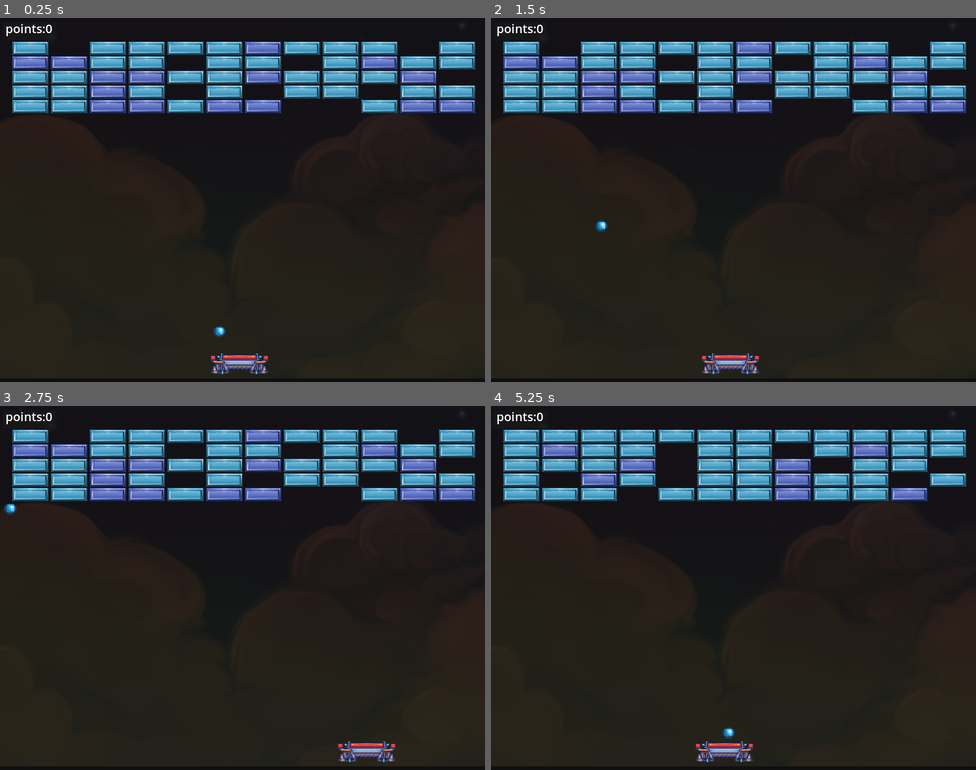
Above: before the commit, frames 1-4 (two rows, left to right).
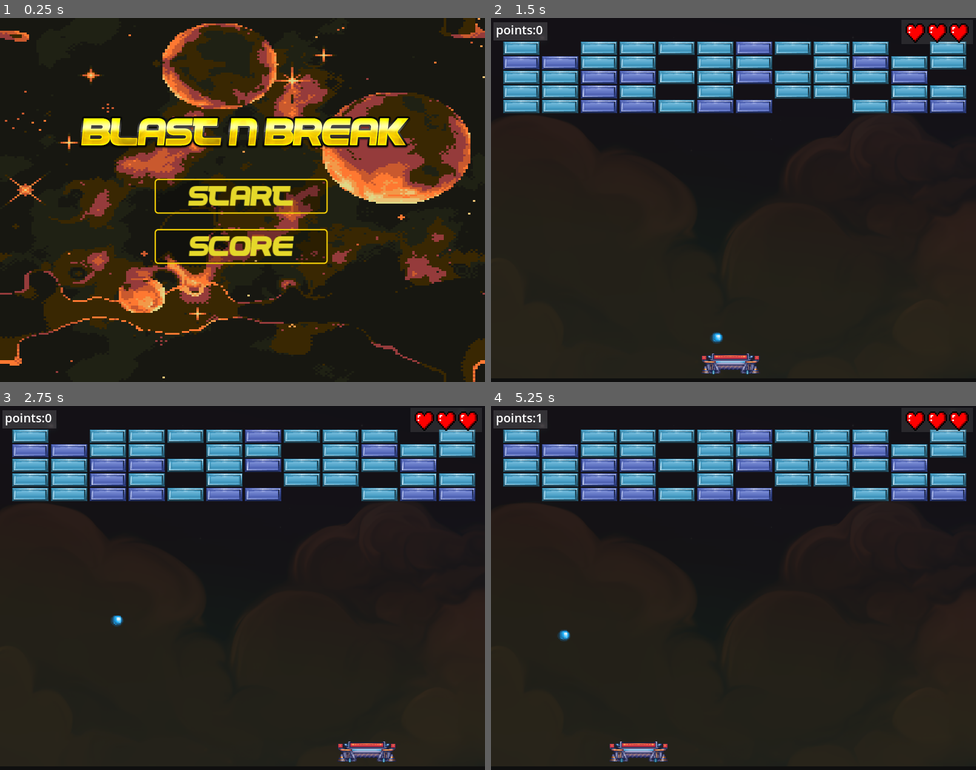
Above: after the commit, the same moments.

Repository: gouthamdevs/blockbreaker
Game: Godot game, scene res://main_menu.tscn
Same seed, same stepped clock (60 frames per second), same inputs: the game is played once before the commit and once after it. Before the commit the project starts from res://level1.tscn.
Inputs (mouse positions are in pixels of both pictures, inside the frame that each line leads up to):
- Up to frame 1 (0.25 s): no input
- Up to frame 2 (1.5 s): click (733, 247) at 0.5 s, where only the run after the commit has a clickable "score"; click (733, 196) at 1.25 s, where only the run after the commit has a clickable "START"
- Up to frame 3 (2.75 s): hold Right (right) from 2.03 s (still down)
- Up to frame 4 (5.25 s): release Right (right) at 3.53 s; hold Left (left) from 3.53 s (still down)

The runs differ from the first frame. In frame 1, 36% of the frame differs, in the area x 0-100%, y 0-100%; in frame 2, 1.0%; in frame 3, 1.0%; in frame 4, 8.0%.

Commit message:
menu, pause screens

Diff:
--- a/ball.gd
+++ b/ball.gd
@@ -1,10 +1,13 @@
 extends CharacterBody2D
+@onready var game_manager: Node = %gameManager
+@onready var panel: CharacterBody2D = $"../panel"
 
 var spd = 200
 var dir=Vector2.DOWN
 
 func _ready() -> void:
 	velocity=Vector2(-spd,spd).normalized()*spd
+
 
 func _physics_process(delta: float) -> void:
 	if velocity.y>0 and velocity.y<100:
@@ -16,8 +19,7 @@
 		var col=collision.get_collider()
 		if col.has_method("hit"):
 			col.hit()
-		elif col.has_method("hit1"):
-			col.hit1()
+
 
 
 
@@ -27,4 +29,6 @@
 
 
 func _on_lower_bound_body_entered(body: Node2D) -> void:
-	get_tree().reload_current_scene()
+	game_manager.decrease_life()
+	position.y=panel.position.y-20
+	position.x=panel.position.x
--- a/darkblue.gd
+++ b/darkblue.gd
@@ -12,11 +12,13 @@
 func _process(delta: float) -> void:
 	pass
 
-func hit1():
+func hit():
 	if count==1:
 		animation_player.play("hit_1")
 		count+=1
 	elif count>1:
+		for i in 2:
+			game_manager.add_p()
 		audio_stream_player_2d.play()
 		$Sprite2D.visible=false
 		$CollisionShape2D.disabled=true
--- a/game_manager.gd
+++ b/game_manager.gd
@@ -1,5 +1,9 @@
 extends Node
 @onready var label: Label = $"../CanvasLayer/Panel/Label"
+@export var hearts:Array[Node]
+
+
+var lives=3
 
 var points=0
 
@@ -11,6 +15,19 @@
 	points+=1
 	label.text="points:"+str(points)
 
+func decrease_life():
+	lives-=1
+	death()
+
+	for h in 3:
+		if h<lives:
+			hearts[h].show()
+		else:
+			hearts[h].hide()
+
+func death():
+	if lives<1:
+		get_tree().reload_current_scene()
 # Called every frame. 'delta' is the elapsed time since the previous frame.
 func _process(delta: float) -> void:
 	pass
--- a/level1.tscn
+++ b/level1.tscn
@@ -6,6 +6,8 @@
 [ext_resource type="Texture2D" uid="uid://bfth22rvtmgr4" path="res://assets/Background1.png" id="4_j2ac3"]
 [ext_resource type="AudioStream" uid="uid://dw1i0hpahyng4" path="res://assets/8-bit-arcade-mode-158814.mp3" id="5_48fja"]
 [ext_resource type="Script" path="res://game_manager.gd" id="6_ahjbd"]
+[ext_resource type="Texture2D" uid="uid://bfotv6ek6xdpx" path="res://assets/heart pixel art 32x32.png" id="7_cbecf"]
+[ext_resource type="Script" path="res://pause.gd" id="8_68ir7"]
 
 [sub_resource type="RectangleShape2D" id="RectangleShape2D_5l4so"]
 size = Vector2(31, 600)
@@ -15,12 +17,46 @@
 
 [sub_resource type="WorldBoundaryShape2D" id="WorldBoundaryShape2D_acy7t"]
 
+[sub_resource type="StyleBoxFlat" id="StyleBoxFlat_31vfe"]
+bg_color = Color(0.6, 0.6, 0.6, 0.243137)
+
+[sub_resource type="StyleBoxFlat" id="StyleBoxFlat_ilyid"]
+bg_color = Color(0.6, 0.6, 0.6, 0.168627)
+
+[sub_resource type="StyleBoxFlat" id="StyleBoxFlat_g5utp"]
+bg_color = Color(0, 0, 0, 0.701961)
+
+[sub_resource type="StyleBoxFlat" id="StyleBoxFlat_ya1vk"]
+bg_color = Color(0, 0, 0, 1)
+border_width_left = 2
+border_width_top = 2
+border_width_right = 2
+border_width_bottom = 2
+border_color = Color(1, 1, 1, 1)
+corner_radius_top_left = 4
+corner_radius_top_right = 4
+corner_radius_bottom_right = 4
+corner_radius_bottom_left = 4
+
+[sub_resource type="StyleBoxFlat" id="StyleBoxFlat_cfjyv"]
+bg_color = Color(0, 0, 0, 1)
+border_width_left = 2
+border_width_top = 2
+border_width_right = 2
+border_width_bottom = 2
+border_color = Color(1, 1, 1, 1)
+corner_radius_top_left = 4
+corner_radius_top_right = 4
+corner_radius_bottom_right = 4
+corner_radius_bottom_left = 4
+
 [node name="Node" type="Node"]
 script = ExtResource("1_8b5gb")
 
-[node name="gameManager" type="Node" parent="."]
+[node name="gameManager" type="Node" parent="." node_paths=PackedStringArray("hearts")]
 unique_name_in_owner = true
 script = ExtResource("6_ahjbd")
+hearts = [NodePath("../CanvasLayer/hearts/HBoxContainer/heart"), NodePath("../CanvasLayer/hearts/HBoxContainer/heart2"), NodePath("../CanvasLayer/hearts/HBoxContainer/hearts3")]
 
 [node name="panel" parent="." instance=ExtResource("1_22cxq")]
 position = Vector2(397, 569)
@@ -71,6 +107,7 @@
 offset_top = 7.0
 offset_right = 93.0
 offset_bottom = 37.0
+theme_override_styles/panel = SubResource("StyleBoxFlat_31vfe")
 
 [node name="Label" type="Label" parent="CanvasLayer/Panel"]
 layout_mode = 1
@@ -79,10 +116,10 @@
 anchor_top = 0.5
 anchor_right = 0.5
 anchor_bottom = 0.5
-offset_left = -42.5
-offset_top = -19.0
-offset_right = 41.5
-offset_bottom = 9.0
+offset_left = -43.5
+offset_top = -17.0
+offset_right = 40.5
+offset_bottom = 11.0
 grow_horizontal = 2
 grow_vertical = 2
 theme_override_font_sizes/font_size = 20
@@ -90,4 +127,101 @@
 horizontal_alignment = 1
 vertical_alignment = 1
 
+[node name="hearts" type="Panel" parent="CanvasLayer"]
+offset_left = 677.0
+offset_top = 3.0
+offset_right = 795.0
+offset_bottom = 43.0
+theme_override_styles/panel = SubResource("StyleBoxFlat_ilyid")
+
+[node name="HBoxContainer" type="HBoxContainer" parent="CanvasLayer/hearts"]
+layout_mode = 0
+offset_left = 7.0
+offset_top = 6.0
+offset_right = 111.0
+offset_bottom = 38.0
+
+[node name="heart" type="TextureRect" parent="CanvasLayer/hearts/HBoxContainer"]
+texture_filter = 1
+layout_mode = 2
+texture = ExtResource("7_cbecf")
+
+[node name="heart2" type="TextureRect" parent="CanvasLayer/hearts/HBoxContainer"]
+texture_filter = 1
+layout_mode = 2
+texture = ExtResource("7_cbecf")
+
+[node name="hearts3" type="TextureRect" parent="CanvasLayer/hearts/HBoxContainer"]
+texture_filter = 1
+layout_mode = 2
+texture = ExtResource("7_cbecf")
+
+[node name="pause" type="Node" parent="CanvasLayer"]
+script = ExtResource("8_68ir7")
+
+[node name="pause_panel" type="Panel" parent="CanvasLayer/pause"]
+visible = false
+anchors_preset = 8
+anchor_left = 0.5
+anchor_top = 0.5
+anchor_right = 0.5
+anchor_bottom = 0.5
+offset_left = -399.5
+offset_top = -299.5
+offset_right = 399.5
+offset_bottom = 299.5
+grow_horizontal = 2
+grow_vertical = 2
+size_flags_horizontal = 4
+theme_override_styles/panel = SubResource("StyleBoxFlat_g5utp")
+
+[node name="VBoxContainer" type="VBoxContainer" parent="CanvasLayer/pause/pause_panel"]
+layout_mode = 1
+anchors_preset = 8
+anchor_left = 0.5
+anchor_top = 0.5
+anchor_right = 0.5
+anchor_bottom = 0.5
+offset_left = -220.5
+offset_top = -42.5
+offset_right = 80.5
+offset_bottom = 25.5
+grow_horizontal = 2
+grow_vertical = 2
+scale = Vector2(1.5, 1.5)
+theme_override_constants/separation = 19
+
+[node name="menu" type="Button" parent="CanvasLayer/pause/pause_panel/VBoxContainer"]
+process_mode = 3
+layout_mode = 2
+theme_override_colors/font_color = Color(0.882353, 0.752941, 0, 1)
+theme_override_font_sizes/font_size = 25
+theme_override_styles/normal = SubResource("StyleBoxFlat_ya1vk")
+text = "MENU"
+
+[node name="resume" type="Button" parent="CanvasLayer/pause/pause_panel/VBoxContainer"]
+process_mode = 3
+layout_mode = 2
+theme_override_colors/font_color = Color(0.882353, 0.752941, 0, 1)
+theme_override_font_sizes/font_size = 25
+theme_override_styles/normal = SubResource("StyleBoxFlat_cfjyv")
+text = "RESUME"
+
+[node name="Label" type="Label" parent="CanvasLayer/pause/pause_panel"]
+layout_mode = 1
+anchors_preset = 5
+anchor_left = 0.5
+anchor_right = 0.5
+offset_left = -172.0
+offset_top = 121.5
+offset_right = 180.0
+offset_bottom = 197.5
+grow_horizontal = 2
+theme_override_colors/font_color = Color(0.881238, 0.753664, 0, 1)
+theme_override_constants/outline_size = 5
+theme_override_font_sizes/font_size = 55
+text = "PAUSE MENU"
+
 [connection signal="body_entered" from="lower_bound" to="ball" method="_on_lower_bound_body_entered"]
+[connection signal="pressed" from="CanvasLayer/pause/pause_panel/VBoxContainer/menu" to="CanvasLayer/pause" method="_on_menu_pressed"]
+[connection signal="pressed" from="CanvasLayer/pause/pause_panel/VBoxContainer/resume" to="CanvasLayer/pause" method="_on_resume_pressed"]
--- /dev/null
+++ b/main_menu.gd
@@ -0,0 +1,15 @@
+extends Node
+
+
+# Called when the node enters the scene tree for the first time.
+func _ready() -> void:
+	pass # Replace with function body.
+
+
+# Called every frame. 'delta' is the elapsed time since the previous frame.
+func _process(delta: float) -> void:
+	pass
+
+
+func _on_start_pressed() -> void:
+	get_tree().change_scene_to_file("res://level1.tscn")
--- /dev/null
+++ b/main_menu.tscn
@@ -0,0 +1,95 @@
+[gd_scene load_steps=7 format=3 uid="uid://bpt45mr17yuyh"]
+
+[ext_resource type="Script" path="res://main_menu.gd" id="1_idjrd"]
+[ext_resource type="Texture2D" uid="uid://61l3da5bn2rr" path="res://assets/Space Background.png" id="2_8wjny"]
+[ext_resource type="Texture2D" uid="uid://cvhxutpy2ekuv" path="res://assets/Cool Text - BLAST N BREAK 482381073423022.png" id="3_o3jak"]
+[ext_resource type="FontFile" uid="uid://c8xag4lw7807b" path="res://assets/PEPSI_pl.ttf" id="4_nwbte"]
+
+[sub_resource type="StyleBoxFlat" id="StyleBoxFlat_juojw"]
+bg_color = Color(0.0431373, 0.0431373, 0.0431373, 1)
+border_width_left = 2
+border_width_top = 2
+border_width_right = 2
+border_width_bottom = 2
+border_color = Color(0.898039, 0.847059, 0.164706, 0.858824)
+corner_radius_top_left = 4
+corner_radius_top_right = 4
+corner_radius_bottom_right = 4
+corner_radius_bottom_left = 4
+expand_margin_top = 4.0
+
+[sub_resource type="StyleBoxFlat" id="StyleBoxFlat_ahe8l"]
+bg_color = Color(0, 0, 0, 0.235294)
+border_width_left = 2
+border_width_top = 2
+border_width_right = 2
+border_width_bottom = 2
+border_color = Color(0.952941, 0.807843, 0.027451, 1)
+corner_radius_top_left = 4
+corner_radius_top_right = 4
+corner_radius_bottom_right = 4
+corner_radius_bottom_left = 4
+expand_margin_top = 5.0
+
+[node name="MainMenu" type="Node"]
+script = ExtResource("1_idjrd")
+
+[node name="TextureRect" type="TextureRect" parent="."]
+texture_filter = 1
+anchors_preset = 15
+anchor_right = 1.0
+anchor_bottom = 1.0
+grow_horizontal = 2
+grow_vertical = 2
+texture = ExtResource("2_8wjny")
+
+[node name="TextureRect2" type="TextureRect" parent="."]
+anchors_preset = 8
+anchor_left = 0.5
+anchor_top = 0.5
+anchor_right = 0.5
+anchor_bottom = 0.5
+offset_left = -277.0
+offset_top = -145.0
+offset_right = 279.0
+offset_bottom = -83.0
+grow_horizontal = 2
+grow_vertical = 2
+texture = ExtResource("3_o3jak")
+
+[node name="VBoxContainer" type="VBoxContainer" parent="."]
+anchors_preset = 8
+anchor_left = 0.5
+anchor_top = 0.5
+anchor_right = 0.5
+anchor_bottom = 0.5
+offset_left = -145.0
+offset_top = -29.0
+offset_right = 93.0
+offset_bottom = 83.0
+grow_horizontal = 2
+grow_vertical = 2
+scale = Vector2(1.2, 1.2)
+theme_override_constants/separation = 26
+
+[node name="start" type="Button" parent="VBoxContainer"]
+layout_mode = 2
+theme_override_colors/font_hover_pressed_color = Color(0.8, 0.760784, 0.247059, 0.658824)
+theme_override_colors/font_hover_color = Color(0.898039, 0.847059, 0.164706, 0.752941)
+theme_override_colors/font_pressed_color = Color(0.898039, 0.847059, 0.164706, 1)
+theme_override_colors/font_color = Color(0.898039, 0.847059, 0.164706, 1)
+theme_override_fonts/font = ExtResource("4_nwbte")
+theme_override_font_sizes/font_size = 40
+theme_override_styles/hover = SubResource("StyleBoxFlat_juojw")
+theme_override_styles/normal = SubResource("StyleBoxFlat_ahe8l")
+text = "START"
+
+[node name="score" type="Button" parent="VBoxContainer"]
+layout_mode = 2
+theme_override_colors/font_color = Color(0.898039, 0.847059, 0.164706, 1)
+theme_override_fonts/font = ExtResource("4_nwbte")
+theme_override_font_sizes/font_size = 40
+theme_override_styles/normal = SubResource("StyleBoxFlat_ahe8l")
+text = "score"
+
+[connection signal="pressed" from="VBoxContainer/start" to="." method="_on_start_pressed"]
--- /dev/null
+++ b/pause.gd
@@ -0,0 +1,25 @@
+extends Node
+@onready var pause_panel: Panel = $pause_panel
+
+
+# Called when the node enters the scene tree for the first time.
+func _ready() -> void:
+	pass # Replace with function body.
+
+func _process(delta: float) -> void:
+	var esc_pressed=Input.is_action_just_pressed("pause")
+	if esc_pressed==true:
+		get_tree().paused=true
+		pause_panel.show()
+
+
+
+func _on_menu_pressed() -> void:
+	get_tree().paused=false
+	get_tree().change_scene_to_file("res://main_menu.tscn")
+
+
+
+func _on_resume_pressed() -> void:
+	get_tree().paused=false
+	pause_panel.hide()
--- a/project.godot
+++ b/project.godot
@@ -11,7 +11,7 @@
 [application]
 
 config/name="BlockBreaker"
-run/main_scene="res://level1.tscn"
+run/main_scene="res://main_menu.tscn"
 config/features=PackedStringArray("4.3", "Forward Plus")
 run/max_fps=60
 config/icon="res://icon.svg"
@@ -40,6 +40,11 @@
 "events": [Object(InputEventKey,"resource_local_to_scene":false,"resource_name":"","device":0,"window_id":0,"alt_presse …(194 unchanged characters)…
 ]
 }
+pause={
+"deadzone": 0.5,
+"events": [Object(InputEventKey,"resource_local_to_scene":false,"resource_name":"","device":0,"window_id":0,"alt_pressed":false,"shift_pressed":false,"ctrl_pressed":false,"meta_pressed":false,"pressed":false,"keycode":0,"physical_keycode":4194305,"key_label":0,"unicode":0,"location":0,"echo":false,"script":null)
+]
+}
 
 [physics]
 
--- /dev/null
+++ b/shooting_pwr.tscn
@@ -0,0 +1,16 @@
+[gd_scene load_steps=3 format=3 uid="uid://dv34qs5f03uw2"]
+
+[ext_resource type="Texture2D" uid="uid://bck5v656j40hc" path="res://assets/pixil-frame-0.png" id="1_avy0e"]
+
+[sub_resource type="RectangleShape2D" id="RectangleShape2D_r4iss"]
+size = Vector2(20, 25)
+
+[node name="shooting_pwr" type="Area2D"]
+
+[node name="Sprite2D" type="Sprite2D" parent="."]
+texture_filter = 1
+texture = ExtResource("1_avy0e")
+
+[node name="CollisionShape2D" type="CollisionShape2D" parent="."]
+position = Vector2(0, -2.5)
+shape = SubResource("RectangleShape2D_r4iss")
--- /dev/null
+++ b/yellow.gd
@@ -0,0 +1,14 @@
+extends RigidBody2D
+
+
+var game_manager: Node = null
+
+
+
+func hit():
+	game_manager.add_p()
+	$AudioStreamPlayer2D.play()
+	$Sprite2D.visible=false
+	$CollisionShape2D.disabled=true
+	await get_tree().create_timer(1).timeout
+	queue_free()
--- /dev/null
+++ b/yellow.tscn
@@ -0,0 +1,23 @@
+[gd_scene load_steps=5 format=3 uid="uid://clxa8sgj1vtw0"]
+
+[ext_resource type="Script" path="res://yellow.gd" id="1_4qo5k"]
+[ext_resource type="Texture2D" uid="uid://b7k4ru88ma825" path="res://assets/Brick5_4.png" id="2_e2dsa"]
+[ext_resource type="AudioStream" uid="uid://deum6ft4tae7q" path="res://assets/Explosion_3.wav" id="3_g7p80"]
+
+[sub_resource type="RectangleShape2D" id="RectangleShape2D_4uiek"]
+size = Vector2(62, 24)
+
+[node name="yellow" type="RigidBody2D"]
+script = ExtResource("1_4qo5k")
+
+[node name="Sprite2D" type="Sprite2D" parent="."]
+texture_filter = 1
+scale = Vector2(1.5, 1.5)
+texture = ExtResource("2_e2dsa")
+
+[node name="CollisionShape2D" type="CollisionShape2D" parent="."]
+shape = SubResource("RectangleShape2D_4uiek")
+
+[node name="AudioStreamPlayer2D" type="AudioStreamPlayer2D" parent="."]
+stream = ExtResource("3_g7p80")
+volume_db = -8.914
Binary file added: assets/Brick1_4.png
Not shown, added: assets/Brick1_4.png.import
Binary file added: assets/Cool Text - BLAST N BREAK 482381073423022.png
Not shown, added: assets/Cool Text - BLAST N BREAK 482381073423022.png.import
Binary file added: assets/Cool Text - MENU 482386574382015.png
Not shown, added: assets/Cool Text - MENU 482386574382015.png.import
Binary file added: assets/PEPSI_pl.ttf
Not shown, added: assets/PEPSI_pl.ttf.import
Binary file added: assets/Space Background.png
Not shown, added: assets/Space Background.png.import
Binary file added: assets/heart pixel art 32x32.png
Not shown, added: assets/heart pixel art 32x32.png.import
(and 3 more such lines)
